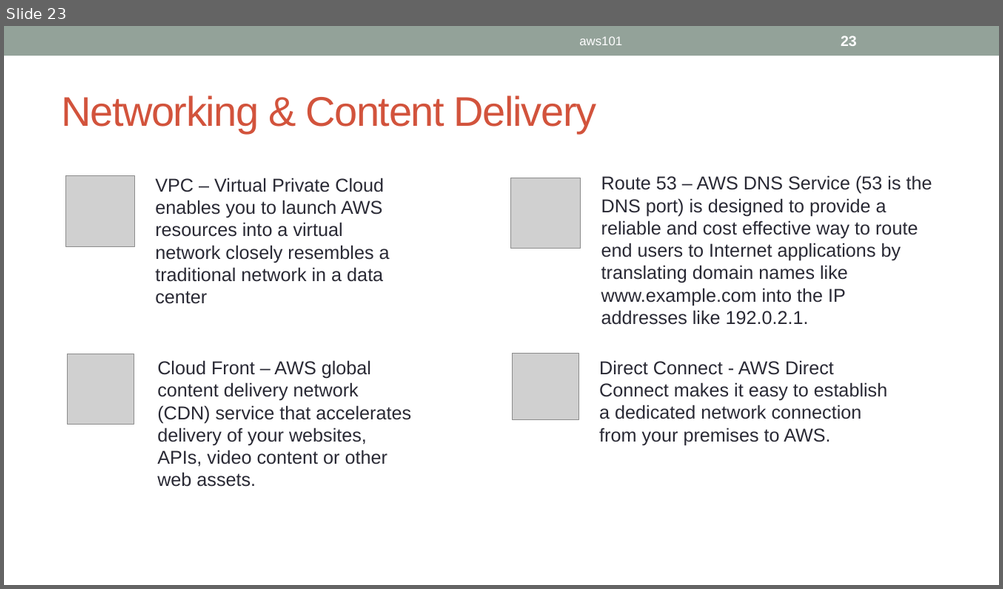
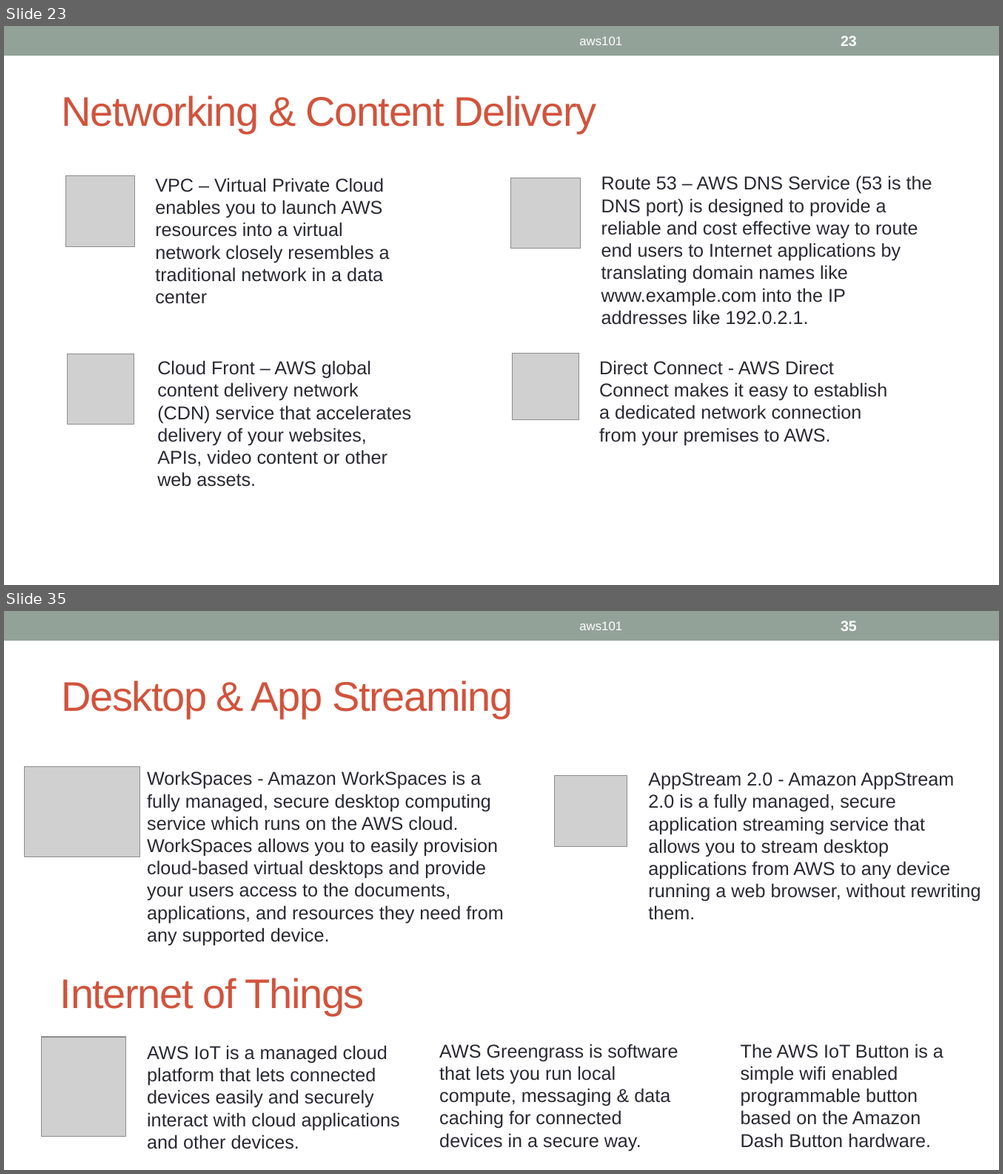
Before and after one commit to ignis01/aws101, a slide deck: aws101.pptx. Shown one above the other, each under a label of ours: slide 23 before the commit, slides 23 and 35 after it; the slides between them are not shown. The pictures are 1003x589 and 1003x1174 pixels, drawn with LibreOffice and Linux fonts; fonts in the diff are those of the drawing; grey boxes stand for pictures. Boxes give left, top, right and bottom in pixels: in the first picture for what was removed or moved away, otherwise in the second. Text is boxed around its words. In the diff, an @@ line names an element or a change of style, - is before the commit and + after.

```diff
--- a/aws101.pptx
+++ b/aws101.pptx
@@ slide 35 added at (x1=4, y1=611, x2=999, y2=1170), background #FFFFFF; not listed: 1 template element that a slide beside it also shows @@
@@ text added at (x1=579, y1=621, x2=622, y2=630), 12 pt, text #FFFFFF @@
+aws101
@@ page number added at (x1=840, y1=621, x2=856, y2=631), 14 pt, text #FFFFFF, bold @@
+35
@@ title added at (x1=61, y1=681, x2=512, y2=718), 40 pt, text #D2533C @@
+Desktop & App Streaming
@@ picture added at (x1=25, y1=767, x2=140, y2=857) @@
@@ text added at (x1=147, y1=771, x2=503, y2=946), 18 pt, text #292934 @@
+WorkSpaces - Amazon WorkSpaces is a fully managed, secure desktop computing service which runs on the AWS cloud. WorkSpaces allows you to easily provision cloud-based virtual desktops and provide your users access to the documents, applications, and resources they need from any supported device.
@@ picture added at (x1=555, y1=776, x2=628, y2=847) @@
@@ text added at (x1=648, y1=772, x2=981, y2=920), 18 pt, text #292934 @@
+AppStream 2.0 - Amazon AppStream 2.0 is a fully managed, secure application streaming service that allows you to stream desktop applications from AWS to any device running a web browser, without rewriting them.
@@ text added at (x1=60, y1=978, x2=364, y2=1015), 40 pt, text #D2533C @@
+Internet of Things
@@ picture added at (x1=41, y1=1037, x2=125, y2=1136) @@
@@ text added at (x1=147, y1=1045, x2=400, y2=1150), 18 pt, text #292934 @@
+AWS IoT is a managed cloud platform that lets connected devices easily and securely interact with cloud applications and other devices.
@@ text added at (x1=439, y1=1044, x2=677, y2=1151), 18 pt, text #292934 @@
+AWS Greengrass is software that lets you run local compute, messaging & data caching for connected devices in a secure way.
@@ text added at (x1=740, y1=1044, x2=943, y2=1148), 18 pt, text #292934 @@
+The AWS IoT Button is a simple wifi enabled programmable button based on the Amazon Dash Button hardware.
```
Also in this commit, not shown: 2 slides changed, 12 other slides added.
